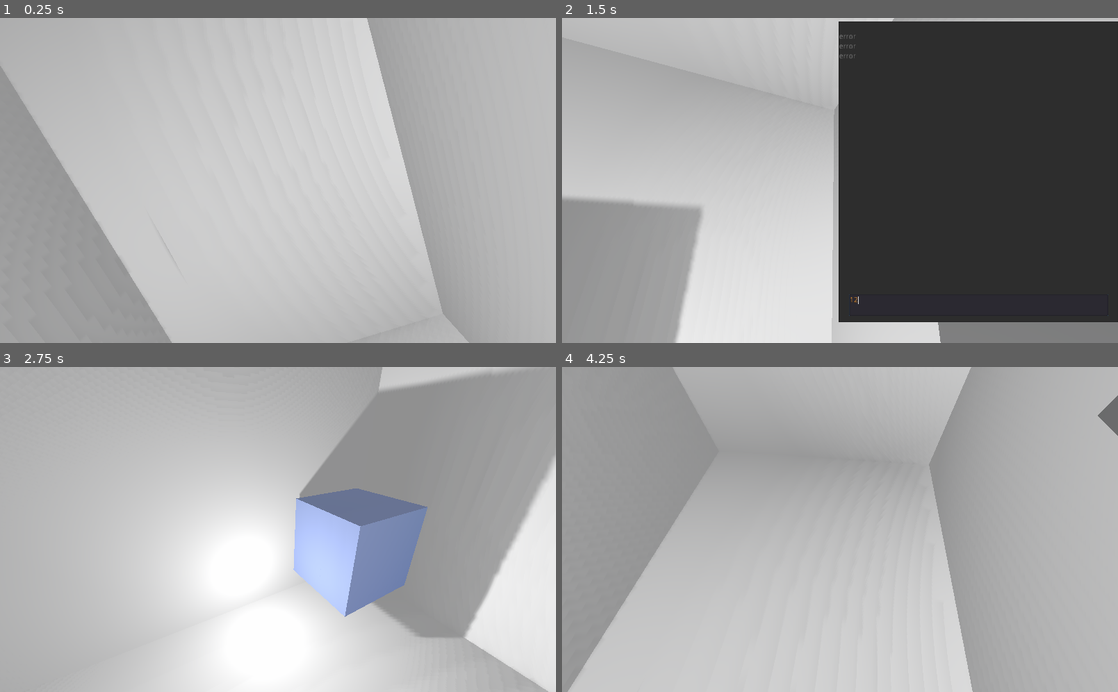
Above: before the commit, frames 1-4 (two rows, left to right).
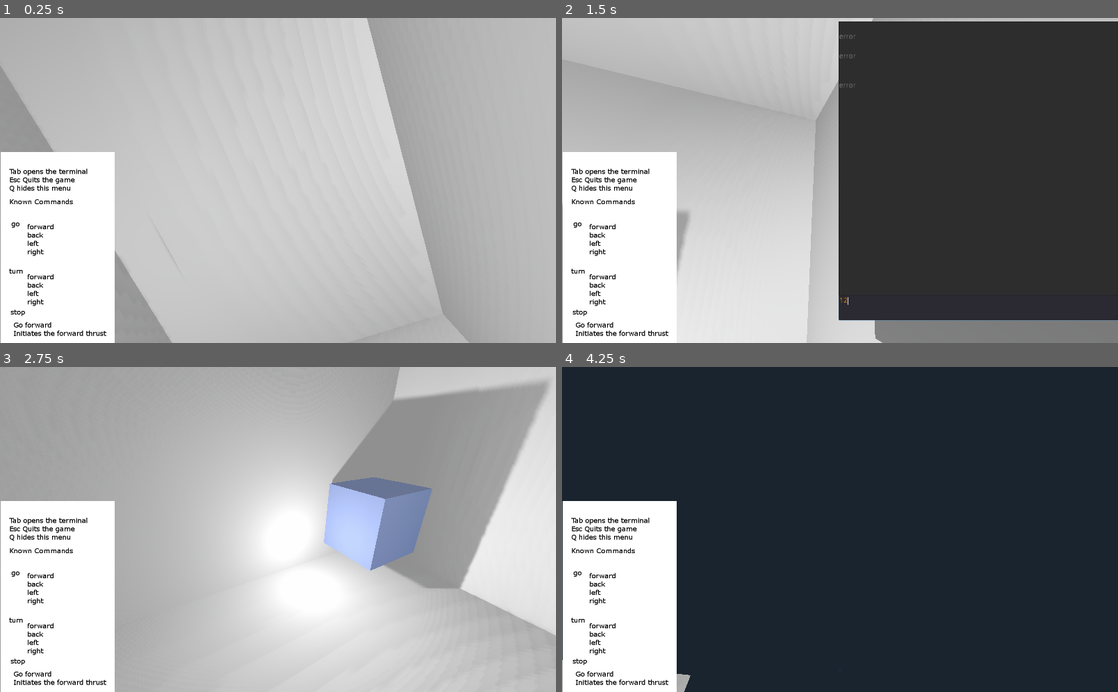
Above: after the commit, the same moments.

Repository: technofromage/SpaceGame
Game: Godot game, scene res://Spaceship.tscn
Same seed, same stepped clock (60 frames per second), same inputs: the game is played once before the commit and once after it.
Inputs (mouse positions are in pixels of both pictures, inside the frame that each line leads up to):
- Up to frame 1 (0.25 s): no input
- Up to frame 2 (1.5 s): tap Enter (ui_accept) at 0.5, 0.77, 0.8, 1.07 s; move the mouse to (962, 164) at 0.52 s; hold D (ui_right) 0.53-1.25 s; tap Tab (ui_textOpen) at 0.6 s; click (979, 304) at 1.27 s; type "12" at 1.35 s
- Up to frame 3 (2.75 s): tap Enter (ui_accept) at 2, 2.1, 2.27, 2.57 s; move the mouse to (166, 545) at 2.02 s; hold S (ui_down) from 2.03 s (still down); tap Tab (ui_textOpen) at 2.3 s
- Up to frame 4 (4.25 s): move the mouse to (895, 458) at 2.77 s; release S (ui_down) at 2.78 s; hold D (ui_right) 2.78-3.53 s; tap Tab (ui_textOpen) at 2.85, 3.6 s; tap Enter (ui_accept) at 3.05, 3.5, 3.77, 4.07 s; move the mouse to (812, 594) at 3.52 s; hold W (ui_up) from 3.53 s (still down)

The runs differ from the first frame. In frame 1, 12% of the frame differs, in the area x 0-21%, y 41-100%; in frame 2, 15%; in frame 3, 46%; in frame 4, 100%, in the area x 0-100%, y 0-100%.

Commit message:
made final super-pre-alpha exe

Diff:
--- /dev/null
+++ b/Controlls.gd
@@ -0,0 +1,6 @@
+extends TextureRect
+
+func _process(delta):
+	var is_open=true;
+	if Input.is_action_just_pressed("ui_menu_alt"):
+		set_visible(!is_visible())
--- a/KinematicBody.gd
+++ b/KinematicBody.gd
@@ -20,8 +20,8 @@
 	if !globals.is_movement_locked:
 		#walk around-movement
 		var direction: Vector3;
-#		direction.x = Input.get_action_strength("ui_right") - Input.get_action_strength("ui_left")
-#		direction.z = Input.get_action_strength("ui_down") - Input.get_action_strength("ui_up")
+		direction.x = Input.get_action_strength("ui_right") - Input.get_action_strength("ui_left")
+		direction.z = Input.get_action_strength("ui_down") - Input.get_action_strength("ui_up")
 		if abs(direction.x) == 1 and abs(direction.z) == 1:
 			direction = direction.normalized()
 		var movement = speed * direction * delta
--- a/PopupPanel.gd
+++ b/PopupPanel.gd
@@ -33,6 +33,7 @@
 	popup()
 	globals.is_movement_locked=true
 	is_open=true
+	text.grab_focus()
 
 func close():
 	hide()
@@ -60,15 +61,15 @@
 			return "left thruster on"
 	if words[0]=="turn":
 		if words[1]=="forward":
-			globals.rot_accel.y=-1
+			globals.rot_accel.x=-1
 			return "forward thruster on"
 		if words[1]=="back":
-			globals.rot_accel.y=1
+			globals.rot_accel.x=1
 			return "reverse thruster on"
 		if words[1]=="left":
-			globals.rot_accel.x=-1
+			globals.rot_accel.y=-1
 			return "right thruster on"
 		if words[1]=="right":
-			globals.rot_accel.x=1
+			globals.rot_accel.y=1
 			return "left thruster on"
 	return "error"
--- a/Space_Camera.tres.gd
+++ b/Space_Camera.tres.gd
@@ -28,6 +28,6 @@
 
 		#capturing the ship's motion
 		translate(globals.accel*delta)
-		rotate_x(globals.rot_accel.x*delta)
-		rotate_y(globals.rot_accel.y*delta)
-		rotate_z(globals.rot_accel.z*delta)
+		rotate_object_local(Vector3(1,0,0),globals.rot_accel.x*delta)
+		rotate_object_local(Vector3(0,1,0),globals.rot_accel.y*delta)
+		rotate_object_local(Vector3(0,0,1),globals.rot_accel.z*delta)
--- a/Spaceship.tscn
+++ b/Spaceship.tscn
@@ -1,12 +1,13 @@
-[gd_scene load_steps=22 format=2]
-
-[ext_resource path="res://Window.gd" type="Script" id=1]
-[ext_resource path="res://KinematicBody.gd" type="Script" id=2]
-[ext_resource path="res://Camera.gd" type="Script" id=3]
-[ext_resource path="res://PopupPanel.gd" type="Script" id=4]
-[ext_resource path="res://temp_hud_translation.gd" type="Script" id=5]
-[ext_resource path="res://temp_hud_rotation.gd" type="Script" id=6]
-[ext_resource path="res://Space_Camera.tres.gd" type="Script" id=7]
+[gd_scene load_steps=23 format=2]
+
+[ext_resource path="res://KinematicBody.gd" type="Script" id=1]
+[ext_resource path="res://Camera.gd" type="Script" id=2]
+[ext_resource path="res://PopupPanel.gd" type="Script" id=3]
+[ext_resource path="res://temp_hud_translate.tres.gd" type="Script" id=4]
+[ext_resource path="res://temp_hud_rotation.gd" type="Script" id=5]
+[ext_resource path="res://sidemenu.png" type="Texture" id=6]
+[ext_resource path="res://Controlls.gd" type="Script" id=7]
+[ext_resource path="res://Space_Camera.tres.gd" type="Script" id=8]
 
 [sub_resource type="ViewportTexture" id=1]
 viewport_path = NodePath("Outside/spaceship_outside/sideView")
@@ -75,11 +76,10 @@
 [node name="Inside" type="Spatial" parent="."]
 
 [node name="sideViewWindow" type="MeshInstance" parent="Inside"]
-transform = Transform( -8.74228e-008, 0, 1, 0, 2, 0, -2, 0, -4.37114e-008, -4.9, 0, -1.99 )
+transform = Transform( 1.41421, 0, 0.707107, 0, 2, 0, -1.41421, 0, 0.707107, -3.9, 0, -1.99 )
 material_override = SubResource( 2 )
 mesh = SubResource( 3 )
 material/0 = null
-script = ExtResource( 1 )
 
 [node name="Cube" type="MeshInstance" parent="Inside"]
 transform = Transform( 1, 0, 0, 0, 1, 0, 0, 0, 1, 3.79, 2.42, 2.14 )
@@ -96,7 +96,6 @@
 material_override = SubResource( 8 )
 mesh = SubResource( 3 )
 material/0 = null
-script = ExtResource( 1 )
 
 [node name="OmniLight" type="OmniLight" parent="Inside"]
 transform = Transform( 1, 0, 0, 0, 1, 0, 0, 0, 1, 1.38866, 2.85706, 1.96509 )
@@ -119,25 +118,24 @@
 margin_left = 510.0
 margin_top = 6.0
 margin_right = 1022.0
-margin_bottom = 564.0
+margin_bottom = 562.0
 popup_exclusive = true
-script = ExtResource( 4 )
+script = ExtResource( 3 )
 
 [node name="HistoryPanel" type="TextEdit" parent="UI/PopupPanel"]
 margin_right = 515.0
-margin_bottom = 556.0
+margin_bottom = 507.0
 readonly = true
 wrap_enabled = true
 
 [node name="InputPanel" type="TextEdit" parent="UI/PopupPanel"]
-margin_left = 19.3091
-margin_top = 504.421
-margin_right = 496.309
-margin_bottom = 544.421
+margin_top = 505.0
+margin_right = 515.0
+margin_bottom = 552.0
 
 [node name="temp_hud_translation" type="Node" parent="UI"]
 editor/display_folded = true
-script = ExtResource( 5 )
+script = ExtResource( 4 )
 
 [node name="arrowup" type="TextureRect" parent="UI/temp_hud_translation"]
 margin_left = 42.0
@@ -205,8 +203,16 @@
 rect_rotation = -90.0
 texture = SubResource( 12 )
 
+[node name="Controlls" type="TextureRect" parent="UI"]
+margin_left = 1.43194
+margin_top = 247.731
+margin_right = 301.432
+margin_bottom = 1067.73
+rect_scale = Vector2( 0.7, 0.7 )
+texture = ExtResource( 6 )
+script = ExtResource( 7 )
+
 [node name="Outside" type="Spatial" parent="."]
-editor/display_folded = true
 transform = Transform( 1, 0, 0, 0, 1, 0, 0, 0, 1, 0, 0, -10 )
 
 [node name="CubeOuside" type="MeshInstance" parent="Outside"]
@@ -226,21 +232,25 @@
 
 [node name="Floor" type="MeshInstance" parent="Outside"]
 transform = Transform( 2, 0, 0, 0, 1, 0, 0, 0, 1, 0, -1, 2 )
+visible = false
 mesh = SubResource( 14 )
 material/0 = null
 
 [node name="Floor2" type="MeshInstance" parent="Outside"]
 transform = Transform( -4.37114e-008, -1, 0, 1, -4.37114e-008, 0, 0, 0, 1, 2, 0, 2 )
+visible = false
 mesh = SubResource( 14 )
 material/0 = null
 
 [node name="Floor4" type="MeshInstance" parent="Outside"]
 transform = Transform( -4.37114e-008, -1, 0, 1, -4.37114e-008, 0, 0, 0, 1, -2, 0, 2 )
+visible = false
 mesh = SubResource( 14 )
 material/0 = null
 
 [node name="Floor3" type="MeshInstance" parent="Outside"]
 transform = Transform( 2, 0, 0, 0, 0.999961, -0.00885192, 0, 0.00885192, 0.999961, 0, 1, 2 )
+visible = false
 mesh = SubResource( 14 )
 material/0 = null
 
@@ -268,7 +278,7 @@
 shadow_atlas_size = 100
 
 [node name="SideCam" type="Camera" parent="Outside/spaceship_outside/sideView"]
-transform = Transform( -4.37114e-008, 0, 1, 0, 1, 0, -1, 0, -4.37114e-008, -4.9, 0, -9 )
+transform = Transform( 0.707107, 0, 0.707107, 0, 1, 0, -0.707107, 0, 0.707107, -3.9, 0, -9 )
 current = true
 fov = 90.0
-script = ExtResource( 7 )
+script = ExtResource( 8 )
--- a/project.godot
+++ b/project.godot
@@ -73,6 +73,11 @@
 "events": [ Object(InputEventKey,"resource_local_to_scene":false,"resource_name":"","device":0,"alt":false,"shift":false,"control":false,"meta":false,"command":false,"pressed":false,"scancode":16777218,"unicode":0,"echo":false,"script":null)
  ]
 }
+ui_menu_alt={
+"deadzone": 0.5,
+"events": [ Object(InputEventKey,"resource_local_to_scene":false,"resource_name":"","device":0,"alt":false,"shift":false,"control":false,"meta":false,"command":false,"pressed":false,"scancode":81,"unicode":0,"echo":false,"script":null)
+ ]
+}
 
 [rendering]
 
Not shown: 6 places in Spaceship.tscn that only renumber resources
Not shown, added: export_presets.cfg
Binary file added: sidemenu.png
Not shown, added: sidemenu.png.import
Renamed: temp_hud_translation.gd -> temp_hud_translate.tres.gd
Not shown, added: executables/spacegame_super-pre-apha.exe
